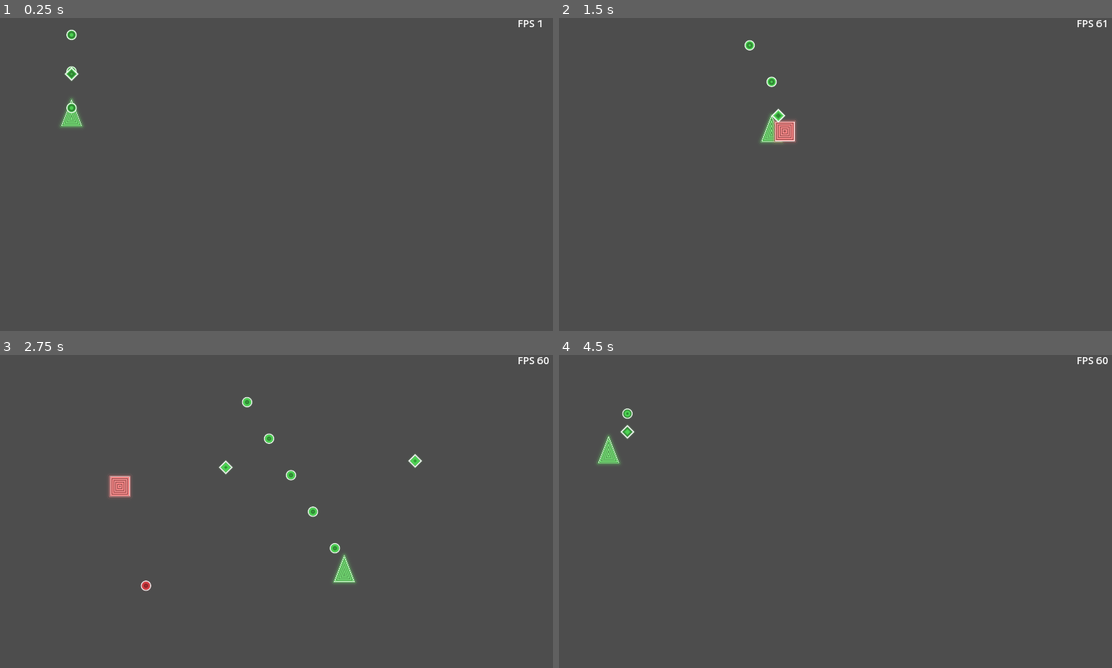
Above: before the commit, frames 1-4 (two rows, left to right).
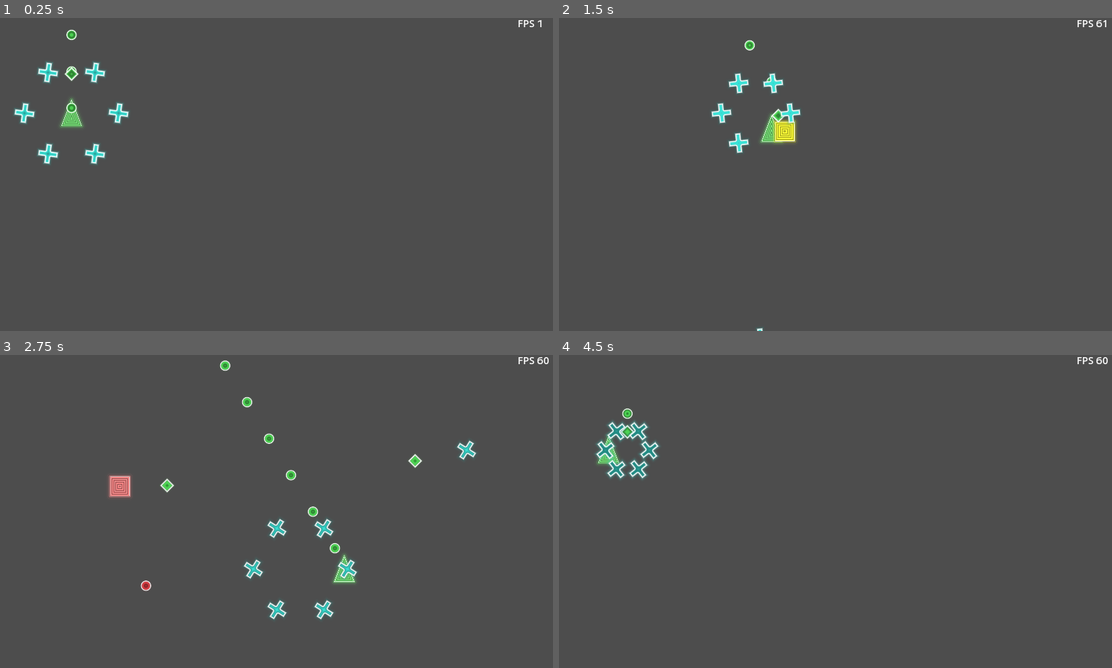
Above: after the commit, the same moments.

Repository: samsvp/godot-small-games
Game: Godot game, scene res://Scenes/SpaceShooter/space_shooter_main.tscn
Same seed, same stepped clock (60 frames per second), same inputs: the game is played once before the commit and once after it. This scene is started directly instead of the project's main scene.
Inputs:
- Up to frame 1 (0.25 s): no input
- Up to frame 2 (1.5 s): tap Enter at 0.5 s; hold Right (ui_right) 0.53-1.28 s; tap P at 0.6 s; hold Down (ui_down) from 1.28 s (still down); tap R at 1.35 s
- Up to frame 3 (2.75 s): release Down (ui_down) at 2.03 s; hold Right (ui_right) from 2.03 s (still down); tap P at 2.1 s
- Up to frame 4 (4.5 s): release Right (ui_right) at 2.78 s; hold Up (ui_up) 2.78-3.53 s; tap R at 2.85, 4.35 s; hold Left (ui_left) from 3.53 s (still down); tap P at 3.6 s

The runs differ from the first frame. In frame 1, 0.9% of the frame differs, in the area x 2-24%, y 13-47%; in frame 2, 0.9%; in frame 3, 1.1%, in the area x 28-87%, y 1-85%; in frame 4, 0.9%.

Commit message:
Added the third bullet type, circular bullet

Diff:
--- a/Scenes/SpaceShooter/player.tscn
+++ b/Scenes/SpaceShooter/player.tscn
@@ -6,6 +6,7 @@
 [ext_resource type="Shader" path="res://Shaders/SpaceShooter/bullet.gdshader" id="4_qnl0s"]
 [ext_resource type="Script" path="res://Scripts/SpaceShooter/char_bullets.gd" id="5_qxqj4"]
 [ext_resource type="Shader" path="res://Shaders/SpaceShooter/tracker_bullet.gdshader" id="6_7lkgg"]
+[ext_resource type="Shader" path="res://Shaders/SpaceShooter/cross_bullet.gdshader" id="7_gt6hb"]
 
 [sub_resource type="ShaderMaterial" id="ShaderMaterial_icvk5"]
 shader = ExtResource("1_ar7km")
@@ -18,6 +19,11 @@
 [sub_resource type="ShaderMaterial" id="ShaderMaterial_i6eop"]
 shader = ExtResource("6_7lkgg")
 shader_parameter/bullet_color = null
+
+[sub_resource type="ShaderMaterial" id="ShaderMaterial_xvd0h"]
+shader = ExtResource("7_gt6hb")
+shader_parameter/bullet_color = null
+shader_parameter/time = null
 
 [node name="Player" type="Area2D"]
 scale = Vector2(0.5, 0.5)
@@ -56,6 +62,15 @@
 bullet_color = Color(0.305882, 0.843137, 0.329412, 1)
 collision_layer = 2
 
+[node name="CircularBullets" type="Node2D" parent="Bullets"]
+unique_name_in_owner = true
+material = SubResource("ShaderMaterial_xvd0h")
+script = ExtResource("5_qxqj4")
+speed = 300.0
+sprite_scale = 0.35
+bullet_color = Color(0.227451, 0.898039, 0.85098, 1)
+collision_layer = 2
+
 [node name="Timers" type="Node2D" parent="."]
 
 [node name="PBulletTimer" type="Timer" parent="Timers"]
@@ -68,8 +83,12 @@
 [node name="TrackerBulletTimer" type="Timer" parent="Timers"]
 unique_name_in_owner = true
 
+[node name="CircularBulletTimer" type="Timer" parent="Timers"]
+unique_name_in_owner = true
+
 [connection signal="area_entered" from="." to="." method="_on_area_entered"]
 [connection signal="body_shape_entered" from="." to="." method="_on_body_shape_entered"]
 [connection signal="timeout" from="Timers/PBulletTimer" to="." method="_on_p_bullet_timer_timeout"]
 [connection signal="timeout" from="Timers/HitPauseTimer" to="." method="_on_hit_pause_timer_timeout"]
 [connection signal="timeout" from="Timers/TrackerBulletTimer" to="." method="_on_tracker_bullet_timer_timeout"]
+[connection signal="timeout" from="Timers/CircularBulletTimer" to="." method="_on_circular_bullet_timer_timeout"]
--- a/Scripts/SpaceShooter/bullets.gd
+++ b/Scripts/SpaceShooter/bullets.gd
@@ -18,7 +18,8 @@
 	var position: Vector2
 	var direction: Vector2
 	var speed: float
-	var body :RID
+	var body: RID
+	var alive_time := 0.0
 
 	func _init(speed: float, position: Vector2):
 		self.speed = speed
@@ -76,7 +77,7 @@
 	self.active_bullets.append(bullet)
 
 
-func physics_process(delta):
+func physics_process(delta: float):
 	var offset := 32.0
 	var bullets_to_remove:Array[Bullet] = []
 	for bullet in self.active_bullets:
@@ -93,7 +94,9 @@
 				bullet.position.x < -offset or \
 				bullet.position.y < -offset:
 			bullets_to_remove.append(bullet)
+			continue
 
+		bullet.alive_time += delta
 		transform2d.origin = bullet.position
 		PhysicsServer2D.body_set_state(
 			bullet.body, PhysicsServer2D.BODY_STATE_TRANSFORM, transform2d
--- a/Scripts/SpaceShooter/char_bullets.gd
+++ b/Scripts/SpaceShooter/char_bullets.gd
@@ -12,7 +12,7 @@
 
 var bullet_array: BulletArray
 var stop := false
-
+var passed_time := 0.0
 
 # Called when the node enters the scene tree for the first time.
 func _ready():
@@ -35,6 +35,8 @@
 
 
 func _physics_process(delta):
+	self.passed_time += delta
+	material.set_shader_parameter("time", self.passed_time)
 	self.bullet_array.physics_process(delta)
 
 
--- a/Scripts/SpaceShooter/player.gd
+++ b/Scripts/SpaceShooter/player.gd
@@ -6,8 +6,10 @@
 
 @onready var bullets: CharBullet = %PlayerBullets
 @onready var tracker_bullets: CharBullet = %TrackerBullets
+@onready var circular_bullets: CharBullet = %CircularBullets
 @onready var bullet_timer: Timer = %PBulletTimer
 @onready var tracker_bullet_timer: Timer = %TrackerBulletTimer
+@onready var circular_bullet_timer: Timer = %CircularBulletTimer
 @onready var hit_timer: Timer = %HitPauseTimer
 
 @export var EnemiesNode :Node2D
@@ -19,6 +21,7 @@
 
 var can_shoot := true
 var can_shoot_tracker := true
+var can_shoot_circular := true
 var smaterial: Material
 
 
@@ -41,6 +44,10 @@
 		self.shoot_tracker_bullets()
 		self.can_shoot_tracker = false
 		self.tracker_bullet_timer.start(10 * self.shooting_period)
+	if self.can_shoot_circular:
+		self.shoot_circular_bullets()
+		self.can_shoot_circular = false
+		self.circular_bullet_timer.start(12 * self.shooting_period)
 
 
 func shoot_tracker_bullets():
@@ -60,6 +67,15 @@
 			target = dv
 
 	self.tracker_bullets.shoot(self.position, target)
+
+
+func shoot_circular_bullets():
+	# 60 degrees
+	var rot_offset := 1.0472
+	for i in range(6):
+		self.circular_bullets.shoot(
+			self.position,
+			Vector2.RIGHT.rotated(self.rotation + i * rot_offset))
 
 
 func take_damage(damage: int) -> void:
@@ -85,6 +101,10 @@
 	self.can_shoot_tracker = true
 
 
+func _on_circular_bullet_timer_timeout():
+	self.can_shoot_circular = true
+
+
 func _on_area_entered(area):
 	self.take_damage(1)
 
--- /dev/null
+++ b/Shaders/SpaceShooter/cross_bullet.gdshader
@@ -0,0 +1,39 @@
+shader_type canvas_item;
+
+uniform vec3 bullet_color;
+uniform float time;
+
+
+mat2 rotate2d(float _angle){
+	float s = sin(_angle);
+	float c = cos(_angle);
+    return mat2(vec2(c, -s),
+                vec2(s, c));
+}
+
+
+float sdf_cross(vec2 pos, vec2 wh, float corner_radius)
+{
+	pos = abs(pos);
+	pos = (pos.y>pos.x) ? pos.yx : pos.xy;
+    vec2  q = pos - wh;
+    float k = max(q.y,q.x);
+    vec2  w = (k>0.0) ? q : vec2(wh.y-pos.x,-k);
+    return sign(k)*length(max(w,0.0)) + corner_radius;
+}
+
+
+void fragment()
+{
+	float x = 2.0 * (UV.x - 0.5);
+	float y = 2.0 * (0.5 - UV.y);
+	vec2 uv = rotate2d(100.0 * time) * vec2(x, y);
+
+	float d = sdf_cross( uv, vec2(0.75, 0.25), 0.1 );
+	float alpha = pow(1.0 - d, 15.0);
+	vec3 col = bullet_color;
+	col *= 0.8 + 0.2 * cos(10.0 * d + TIME);
+	col = mix( col, vec3(1.0), 1.0-smoothstep(0.0,0.1,abs(d)) );
+
+	COLOR = vec4(col, alpha);
+}
Not shown, added: ImagesReadme/bh_6bullets.png.import
Not shown: 1 places in Scenes/SpaceShooter/player.tscn that only renumber resources
